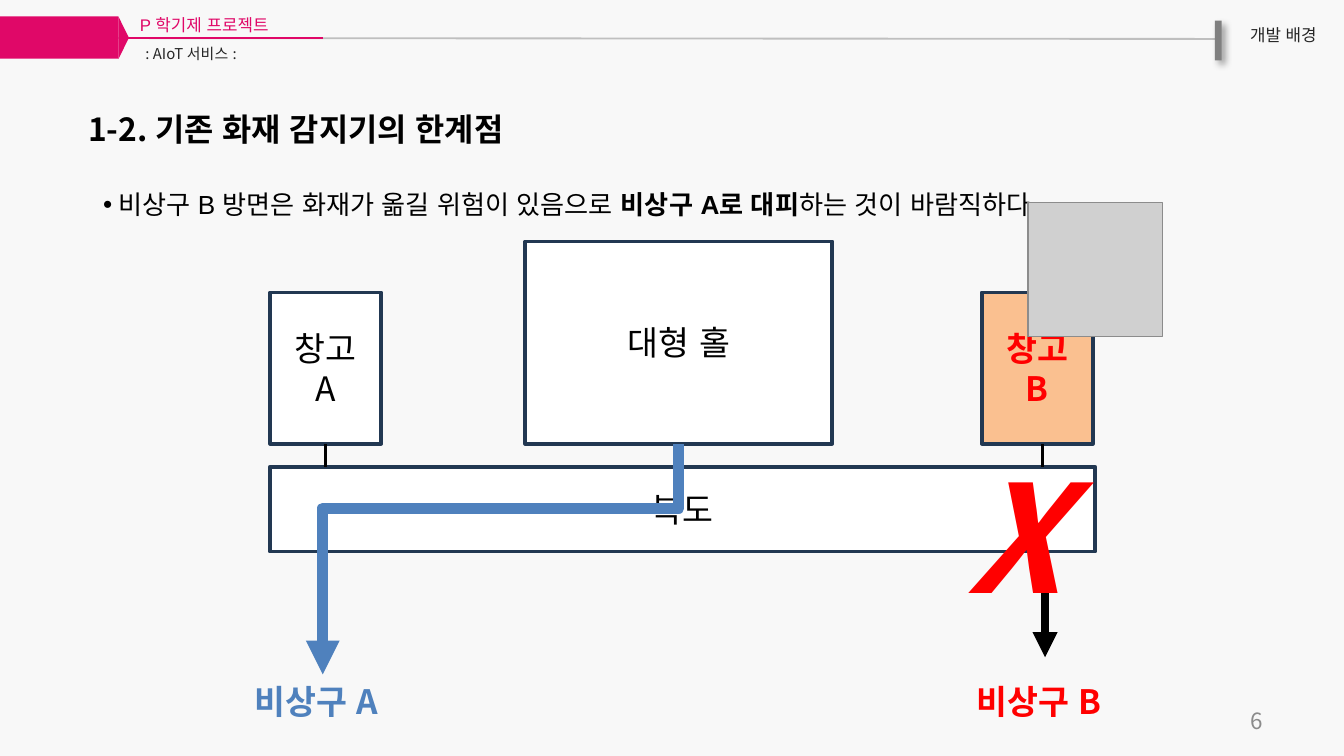
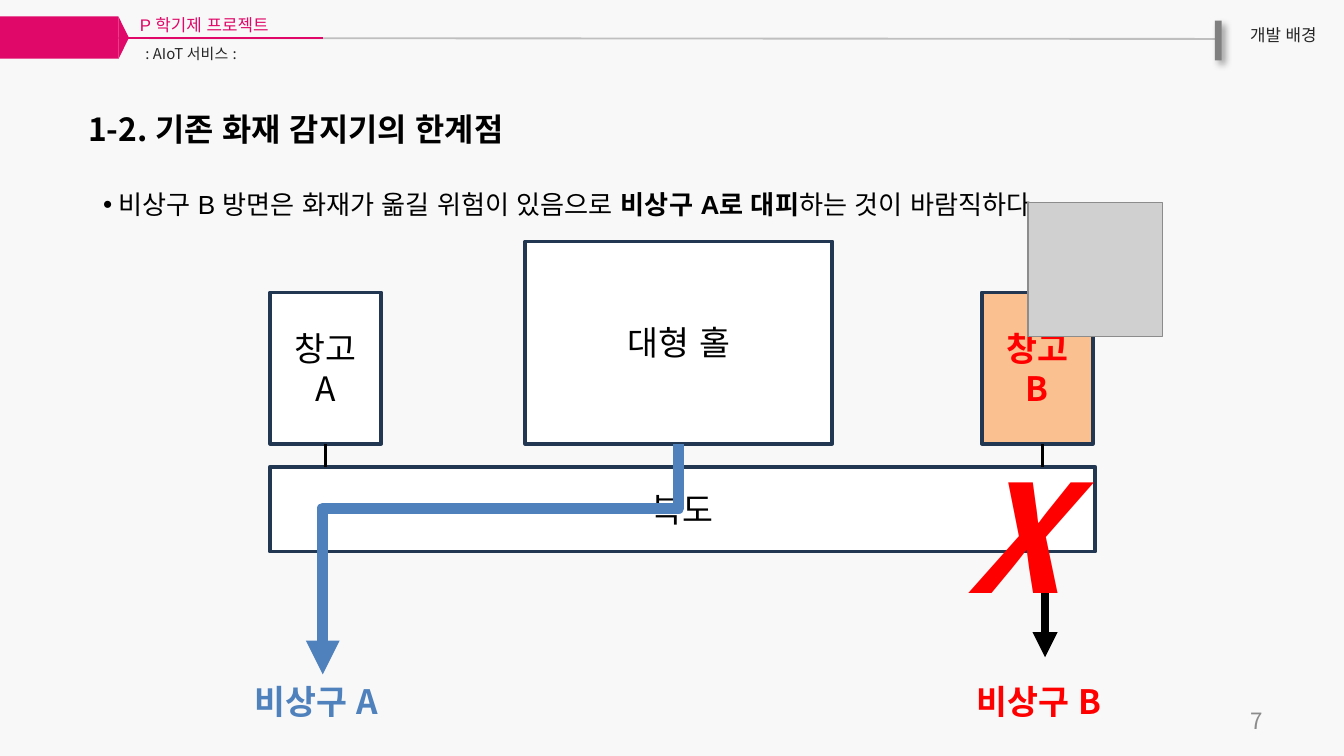
Before and after one commit to GCUpProject/P1, a slide deck: slide 8 of Presentation/P프로젝트-1조 제안서.pptx. Drawn at 1344x756 pixels with LibreOffice and Linux fonts; fonts in the diff are those of the drawing; grey boxes stand for pictures. Boxes give left, top, right and bottom in pixels: in the first picture for what was removed or moved away, otherwise in the second. Text is boxed around its words. In the diff, an @@ line names an element or a change of style, - is before the commit and + after.

```diff
--- a/Presentation/P프로젝트-1조 제안서.pptx
+++ b/Presentation/P프로젝트-1조 제안서.pptx
@@ text at [1251,712,1263,729]: text changed @@
-6
+7
```
Also in this commit, not shown: 14 other slides changed, 5 slides added, 7 slides removed.
